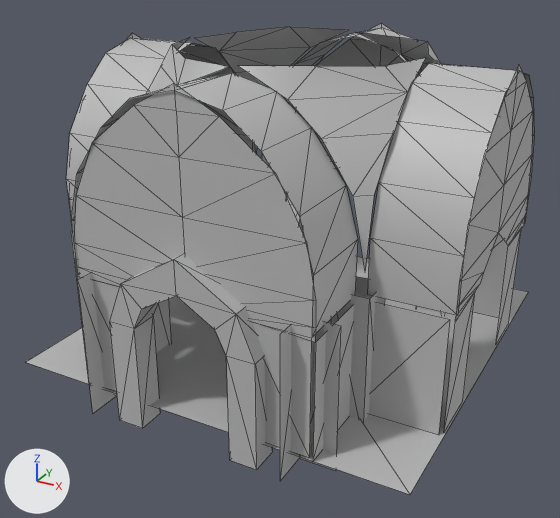
What one commit did to the FBX model RogueLike/Assets/Environment/Rooms/Hallways/Collisions/C_Hallway_CrossSection_1.fbx.
Both versions are drawn from a camera (50 mm lens) standing at (10.19, -19.78, 12.04) and looking at (-0.15, -0.97, 2.64). Every picture has the same lights, and +X, +Y and +Z are marked at lower left. Mesh edges are drawn as thin lines. Where no turn or scale is listed for an object, it has been applied to the vertices. Vertices at the same position are counted once.

In view in the first picture: 'C_Hallway_CrossSection_1'.
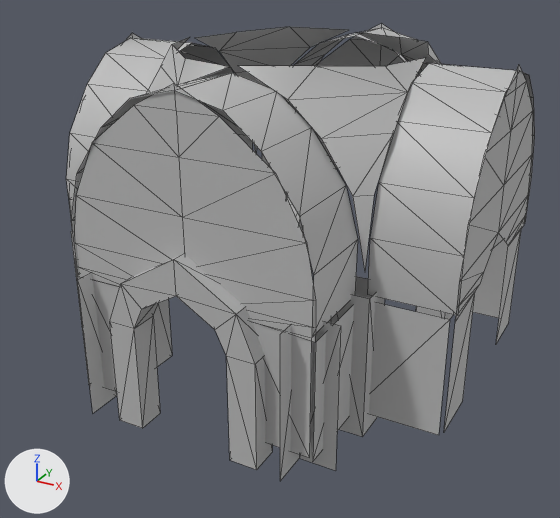
The change in detail:
me_mesh has 461 vertices, 476 faces and spans x -6.46..6.03, y -6.51..6.03, z -0.5..8.86.
me_mesh is used by ob_c_hallway_crosssection_1; location (0.0, 0.0, 0.0).
me_mesh part 1: the loose piece of 4 vertices spanning x -6.0..6.0, y -6.0..6.0, z 0.0 is deleted.

Location of each change, [x1, y1, x2, y2] in pixels of the pictures (560 x 518 px):
'C_Hallway_CrossSection_1', reshaped (8% narrower)
    before: [26, 24, 535, 495]
    after: [66, 24, 535, 481]
part 1 of me_mesh, deleted
    before: [26, 253, 528, 495]
